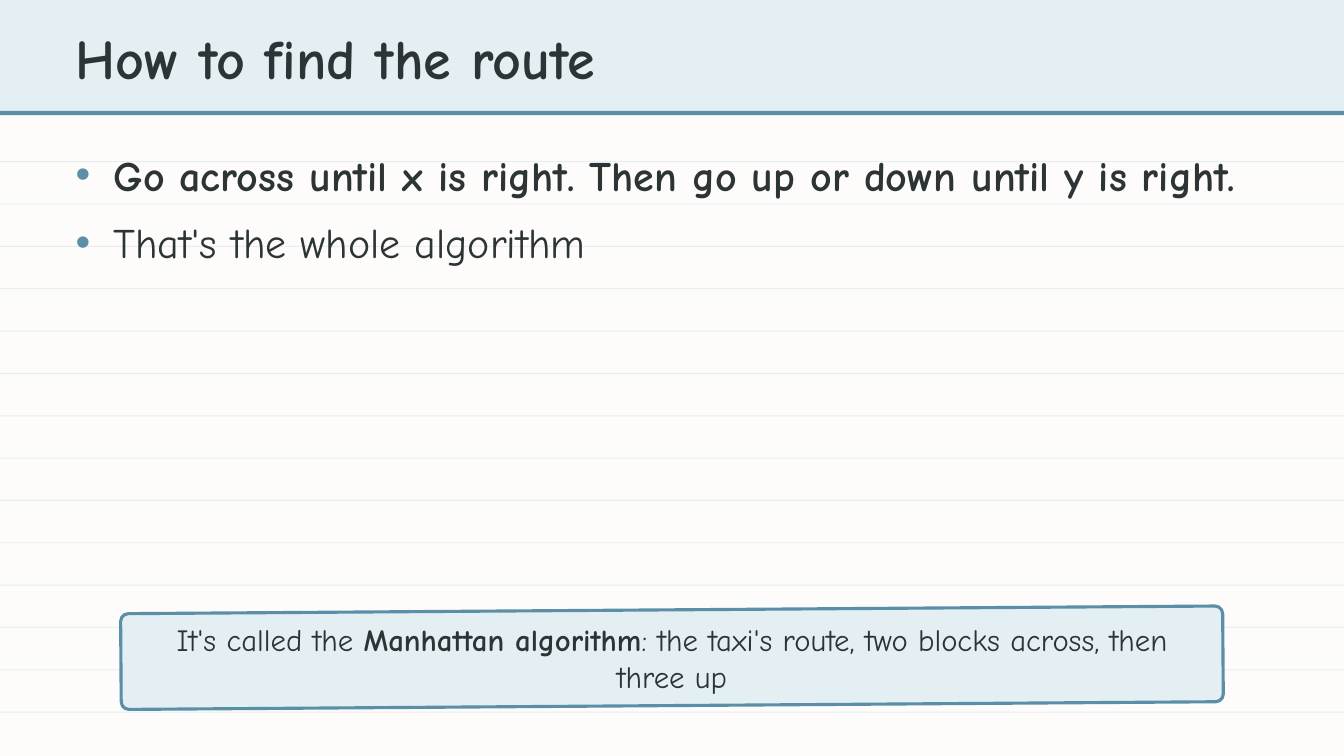
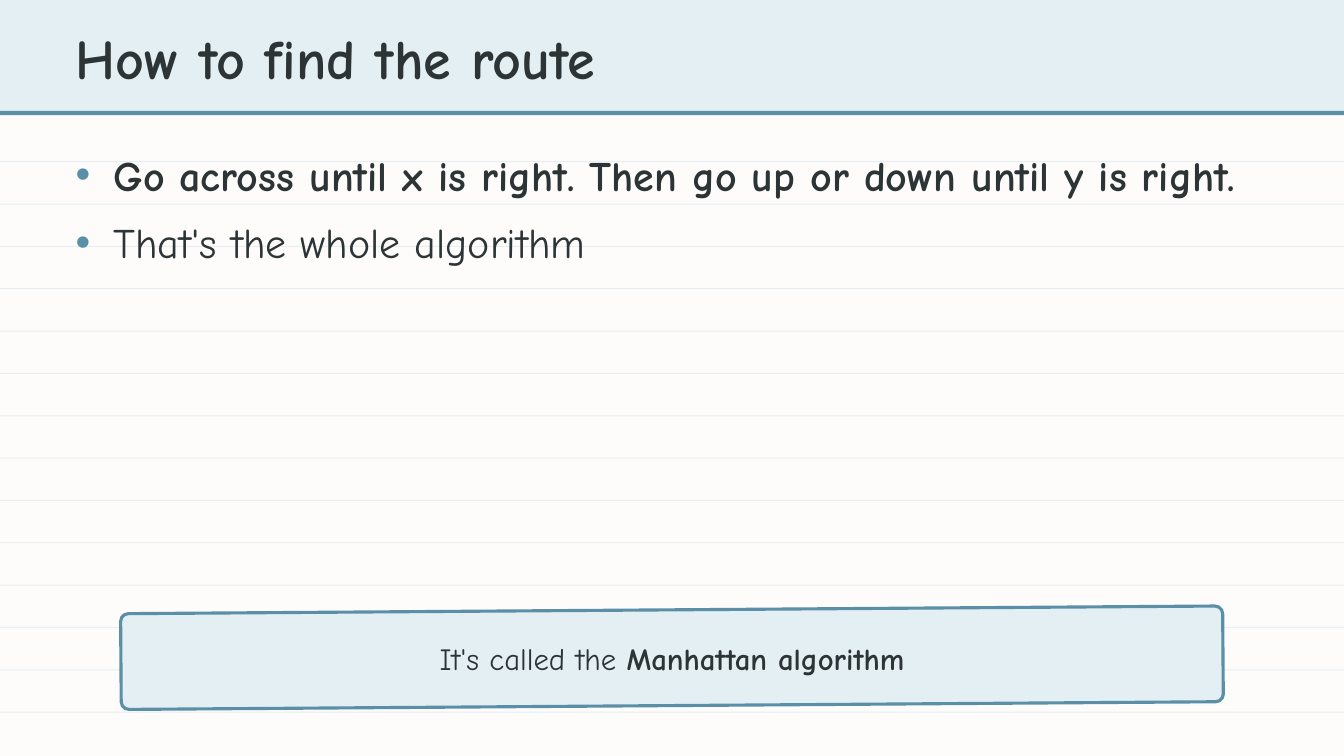
Before and after one commit to bradamiller/LearningPython, a slide deck: slide 3 of static/slides/module-04-manhattan/module-4-lesson-00-overview.pptx. Drawn at 1344x756 pixels with LibreOffice and Linux fonts; fonts in the diff are those of the drawing. Boxes give left, top, right and bottom in pixels: in the first picture for what was removed or moved away, otherwise in the second. Text is boxed around its words. In the diff, an @@ line names an element or a change of style, - is before the commit and + after.

```diff
--- a/static/slides/module-04-manhattan/module-4-lesson-00-overview.pptx
+++ b/static/slides/module-04-manhattan/module-4-lesson-00-overview.pptx
@@ text at bbox=[440, 649, 904, 676]: text changed; bold on @@
-It's called the Manhattan algorithm: the taxi's route, two blocks across, then three up
+It's called the Manhattan algorithm
```
Also in this commit, not shown: 1 other slide changed, 2 other files.
